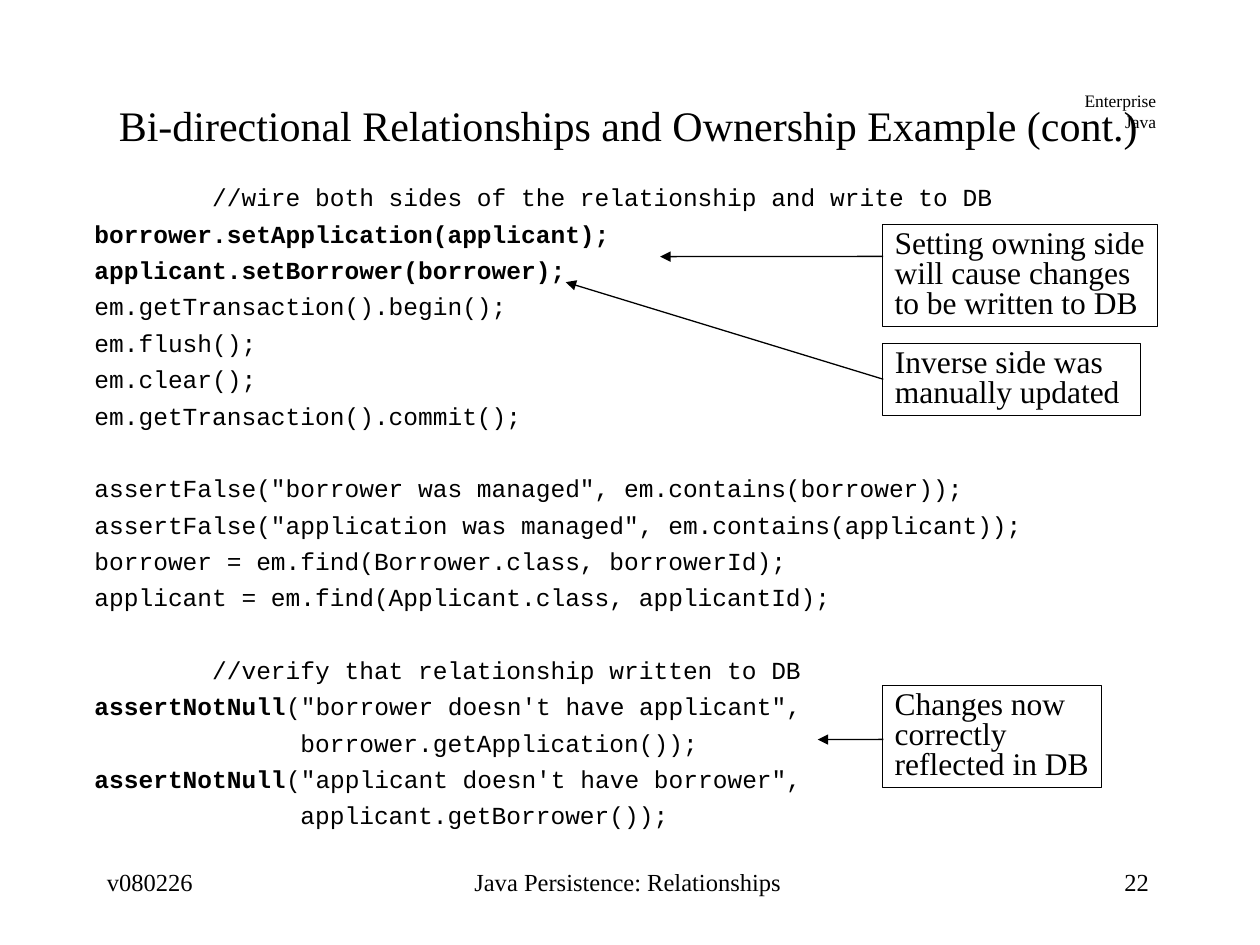
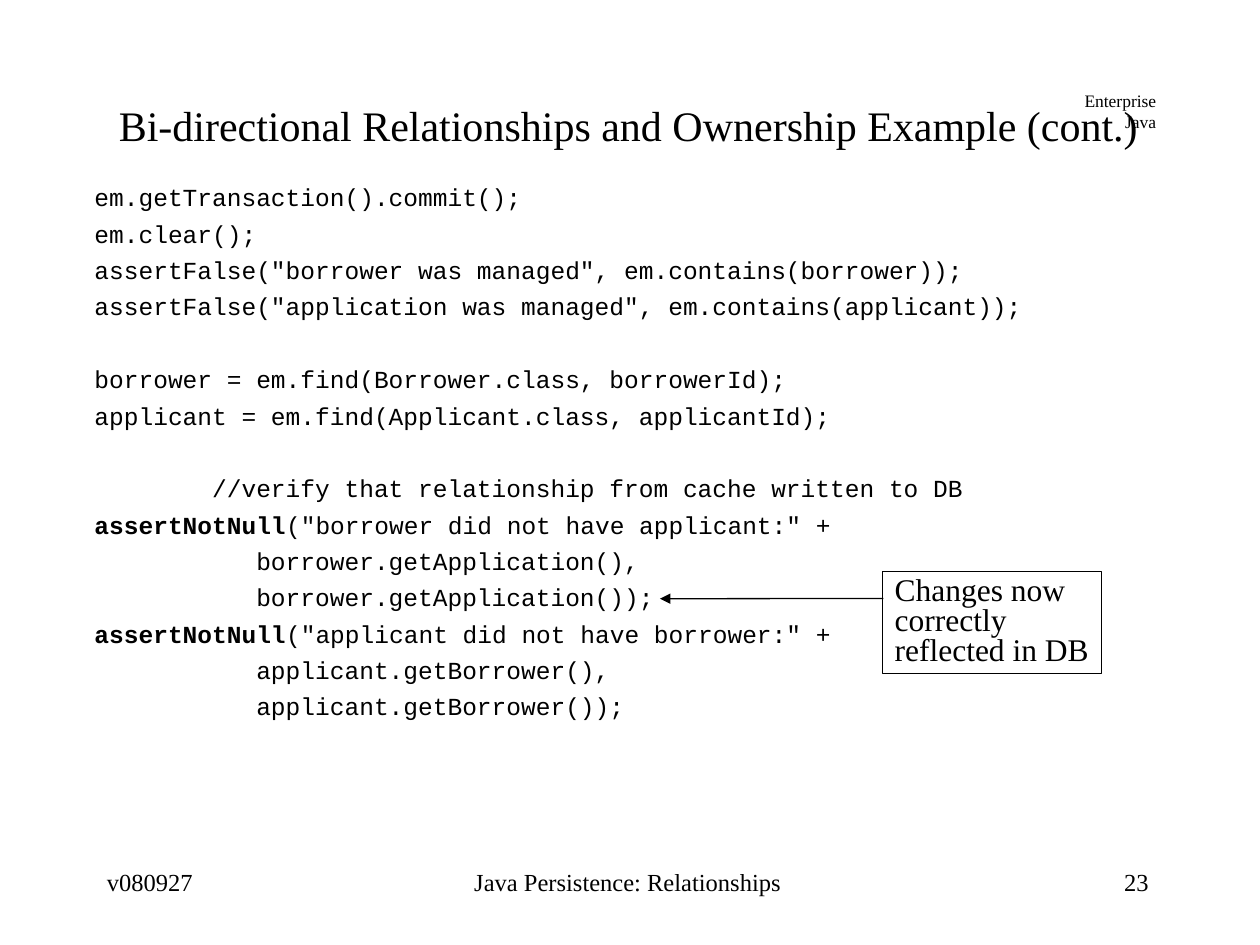
Before and after one commit to jcstaff/ejava-javaee, a slide deck: slide 23 of ormRelations/src/site/resources/lectures/ormRelations.ppt (slide 22 before the commit). Drawn at 1260x945 pixels with LibreOffice and Linux fonts; fonts in the diff are those of the drawing. Boxes give left, top, right and bottom in pixels: in the first picture for what was removed or moved away, otherwise in the second. Text is boxed around its words. In the diff, an @@ line names an element or a change of style, - is before the commit and + after.

```diff
--- a/ormRelations/src/site/resources/lectures/ormRelations.ppt
+++ b/ormRelations/src/site/resources/lectures/ormRelations.ppt
@@ text at box(94, 189, 521, 211): text changed @@
-//wire both sides of the relationship and write to DB
-borrower.setApplication(applicant);
-applicant.setBorrower(borrower);
-em.getTransaction().begin();
-em.flush();
+em.getTransaction().commit();
@@ rectangle removed at box(882, 224, 1157, 326) @@
-Setting owning side
-will cause changes
-to be written to DB
@@ arrow removed from (883, 379) to (566, 282) @@
@@ rectangle removed at box(882, 344, 1139, 416) @@
-Inverse side was
-manually updated
@@ text at box(94, 407, 521, 430): paragraph removed @@
-em.getTransaction().commit();
@@ text at box(94, 479, 962, 575): text changed @@
-//verify that relationship written to DB
-assertNotNull("borrower doesn't have applicant",
+//verify that relationship from cache written to DB
+assertNotNull("borrower did not have applicant:" +
+borrower.getApplication(),
@@ arrow moved from (883, 256) - (660, 257) to (883, 598) - (660, 598) @@
@@ rectangle "Changes now": place and size @@
-rectangle "Changes now" at box(882, 685, 1101, 788)
+rectangle "Changes now" at box(882, 571, 1101, 673)
@@ text at box(94, 625, 801, 684): text changed @@
-assertNotNull("applicant doesn't have borrower",
+assertNotNull("applicant did not have borrower:" +
+applicant.getBorrower(),
@@ arrow removed from (883, 740) to (818, 740) @@
@@ text at box(107, 874, 193, 892): text changed @@
-v080226
+v080927
@@ page number at box(1124, 874, 1149, 892): text changed @@
-22
+23
```
Also in this commit, not shown: 62 other slides changed, 4 slides added, 2 other files.
